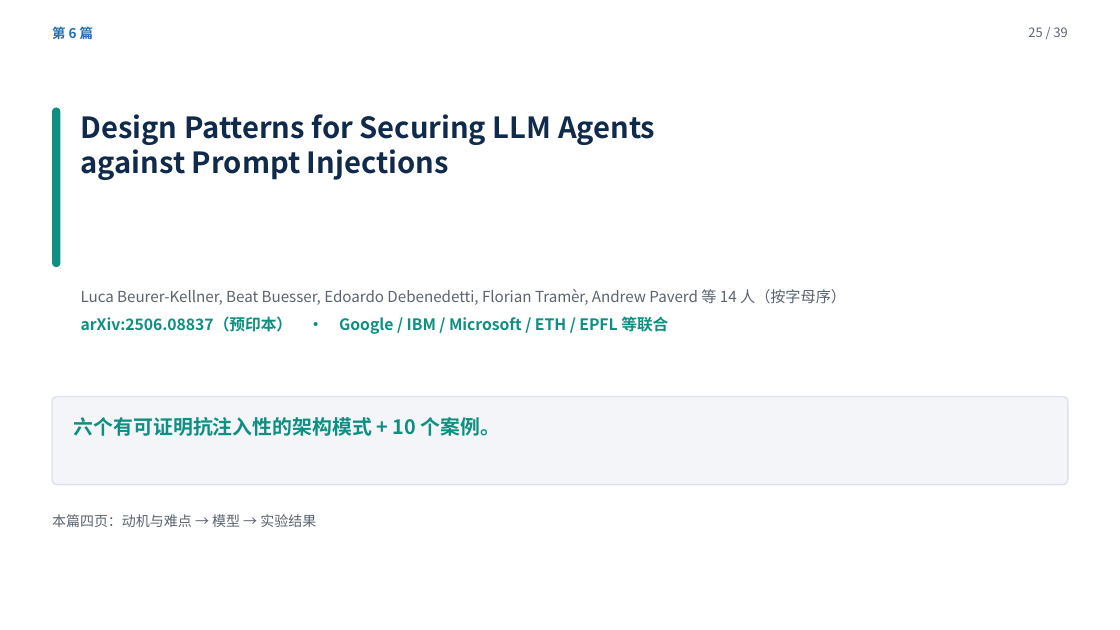
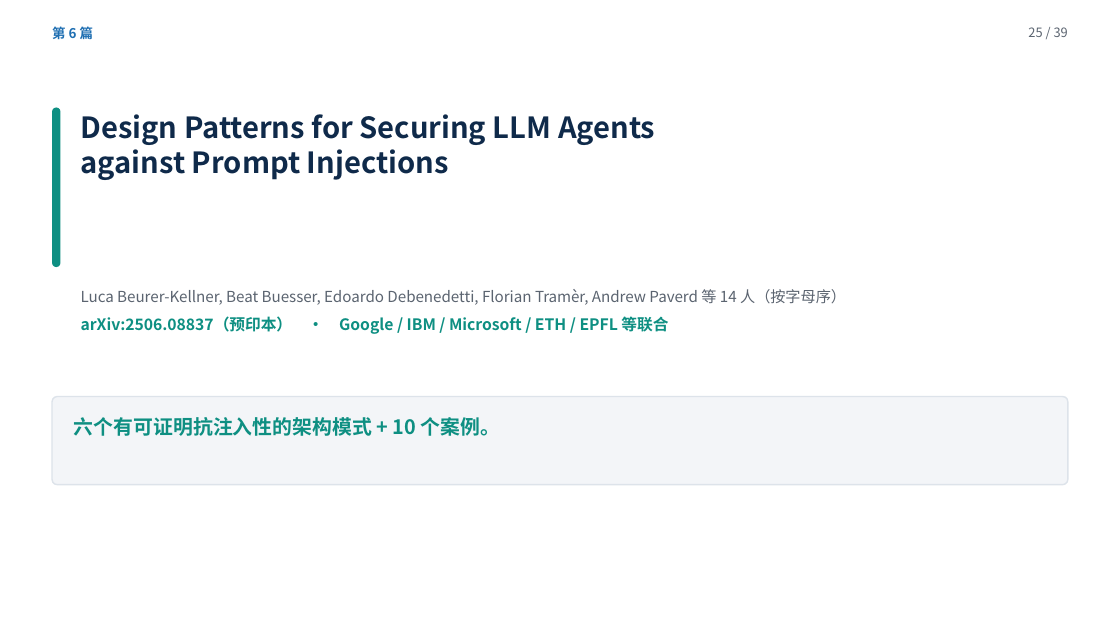
Before and after one commit to yiiiiiii1/multi-agent-remote-sensing, a slide deck: slide 25 of 阶段2-卫星多智能体防御/presentations/卫星多智能体安全调研汇报.pptx. Drawn at 1120x630 pixels with LibreOffice and Linux fonts; fonts in the diff are those of the drawing. Boxes give left, top, right and bottom in pixels: in the first picture for what was removed or moved away, otherwise in the second. Text is boxed around its words. In the diff, an @@ line names an element or a change of style, - is before the commit and + after.

```diff
--- a/阶段2-卫星多智能体防御/presentations/卫星多智能体安全调研汇报.pptx
+++ b/阶段2-卫星多智能体防御/presentations/卫星多智能体安全调研汇报.pptx
@@ text removed at [52, 514, 316, 527] @@
-本篇四页：动机与难点 → 模型 → 实验结果
```
Also in this commit, not shown: 12 other slides changed, 3 other files.
